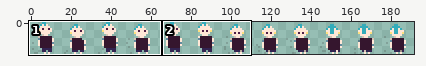
File history of a sprite sheet, assets/images/client_1_petit.png. The first picture is a wide view before the edit; the outline marks the close-up.
Close-up. Old version:
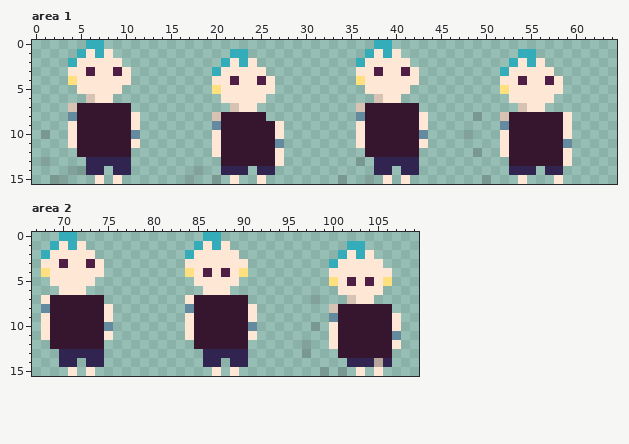
The file is 192x16 pixels. Colours within 5 levels of each other are drawn and written as one. Shown: area 1: x 0..64, y 0..15; area 2: x 67..109, y 0..15.
After the commit:
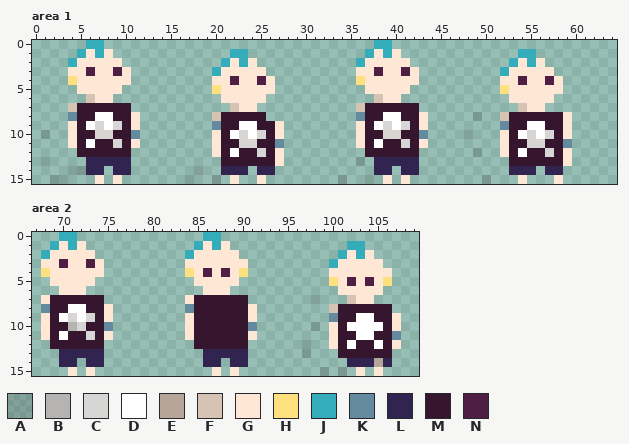
Palette (. is transparent): A #332f2b33  B #b6b4b3  C #d7d6d5  D #ffffff  E #b6a599  F #d7c3b4  G #ffe7d6  H #ffe07e  J #34acba  K #638a9f  L #322451  M #35162e  N #4f1e45
Change:
Area 1:
y 8: x 7..8 MM -> DD; x 39..40 MM -> DD
y 9: x 6..9 MMMM -> DCDC; x 23..24 MM -> DD; x 38..41 MMMM -> DCDC; x 55..56 MM -> DD
y 10: x 7..8 MM -> CC; x 22..25 MMMM -> DCDC; x 39..40 MM -> CC; x 54..57 MMMM -> DCDC
y 11: x 6 M -> D; x 9 M -> C; x 23..24 MM -> CC; x 38 M -> D; x 41 M -> C; x 55..56 MM -> CC
y 12: x 22 M -> D; x 25 M -> C; x 54 M -> D; x 57 M -> C
Area 2:
y 8: x 71..72 MM -> DD
y 9: x 70..73 MMMM -> DCDC; x 103..104 MM -> DD
y 10: x 71..72 MM -> BC; x 102..105 MMMM -> DDDD
y 11: x 70 M -> D; x 73 M -> C; x 103..104 MM -> DD
y 12: x 102 M -> D; x 105 M -> D
Pixel boxes of the changes (left, top, right, bottom) in both close-ups:
changed: (86, 112, 122, 148)
changed: (374, 112, 410, 148)
changed: (230, 121, 266, 157)
changed: (518, 121, 554, 157)
changed: (59, 304, 95, 340)
changed: (347, 313, 383, 349)
